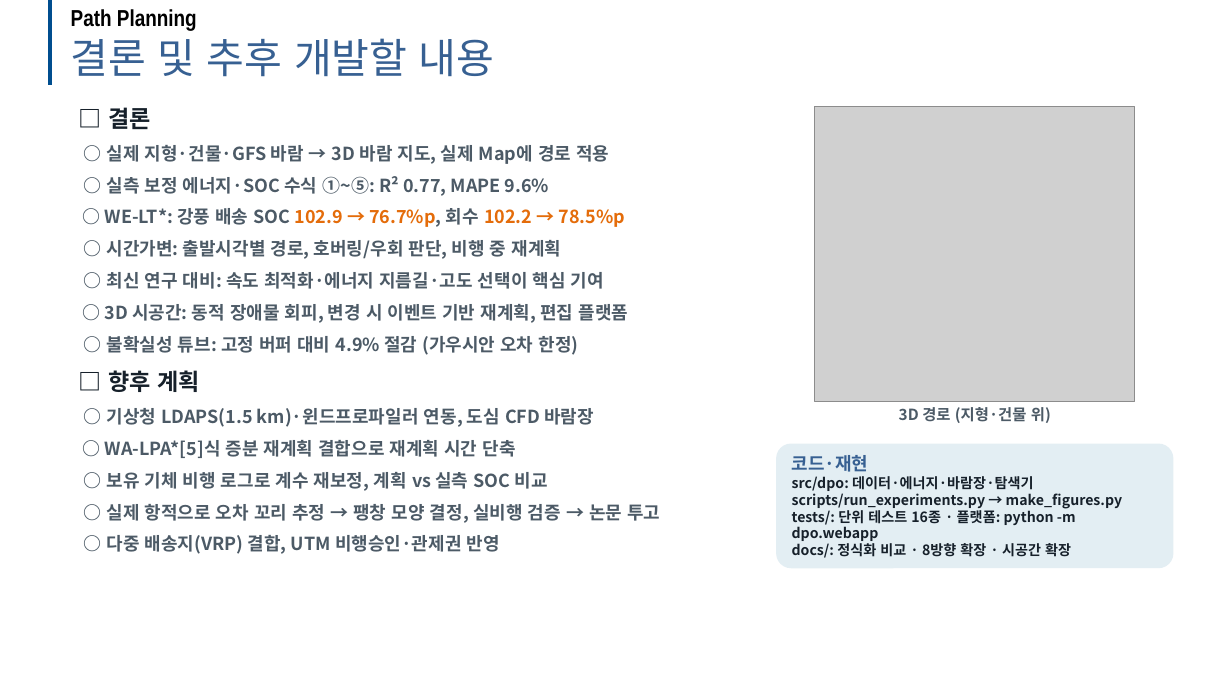
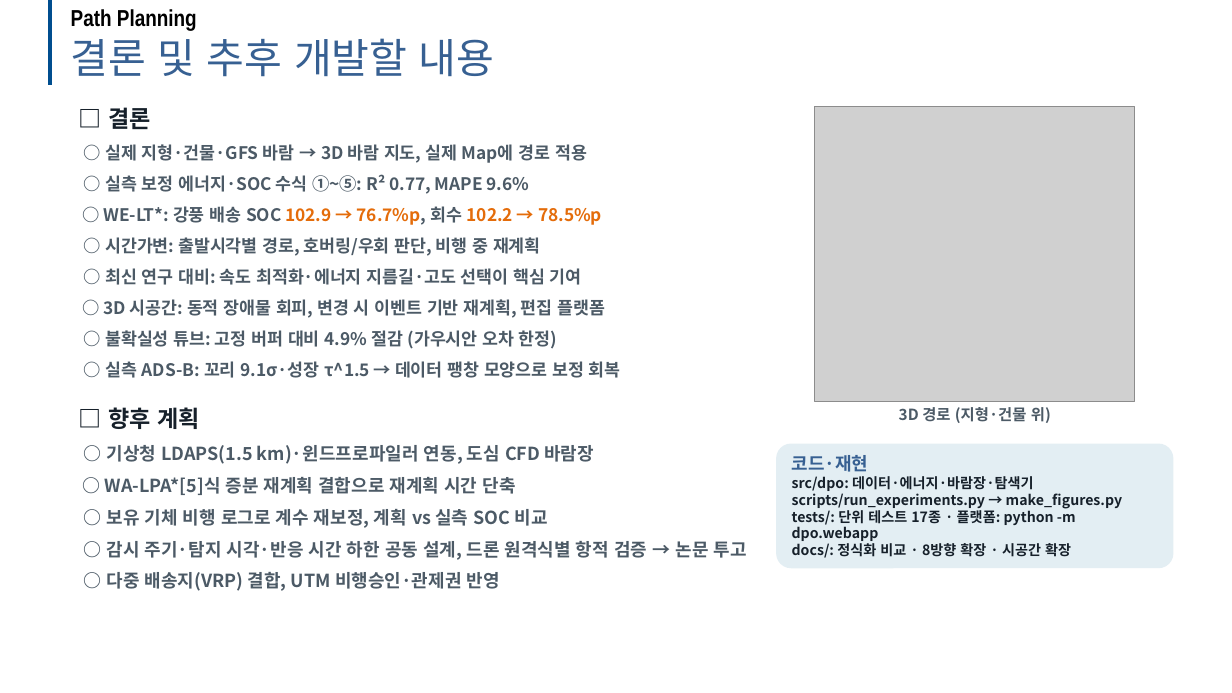
Before and after one commit to dnfl5345/Drone_path_opt, a slide deck: slide 28 of docs/drone_soc_path_planning_dev.pptx (slide 26 before the commit). Drawn at 1232x693 pixels with LibreOffice and Linux fonts; fonts in the diff are those of the drawing; grey boxes stand for pictures; background and template pictures are left out. Boxes give left, top, right and bottom in pixels: in the first picture for what was removed or moved away, otherwise in the second. Text is boxed around its words. In the diff, an @@ line names an element or a change of style, - is before the commit and + after.

```diff
--- a/docs/drone_soc_path_planning_dev.pptx
+++ b/docs/drone_soc_path_planning_dev.pptx
@@ text at bbox=[104, 144, 605, 349]: size 14 to 13.5 pt in "○ 실제 지형·건물·GFS 바람 → 3D 바람 ...", "○ 실측 보정 에너지·SOC 수식 ①~⑤: R² ...", "○ WE-LT*: 강풍 배송 SOC 102.9 → ...", "○ 시간가변: 출발시각별 경로, 호버링/우회 판단, 비행 ..." and 3 more places @@
@@ text at bbox=[105, 361, 621, 378]: paragraph added @@
+○ 실측 ADS-B: 꼬리 9.1σ·성장 τ^1.5 → 데이터 팽창 모양으로 보정 회복
@@ text "□ 향후 계획": place and size @@
-text "□ 향후 계획" at bbox=[105, 370, 660, 554]
+text "□ 향후 계획" at bbox=[105, 407, 747, 591]
@@ text in rounded rectangle at bbox=[792, 476, 1123, 558]: text changed @@
-src/dpo: 데이터·에너지·바람장·탐색기
-scripts/run_experiments.py → make_figures.py
-tests/: 단위 테스트 16종 · 플랫폼: python -m dpo.webapp
-docs/: 정식화 비교 · 8방향 확장 · 시공간 확장
+src/dpo: 데이터·에너지·바람장·탐색기
+scripts/run_experiments.py → make_figures.py
+tests/: 단위 테스트 17종 · 플랫폼: python -m dpo.webapp
+docs/: 정식화 비교 · 8방향 확장 · 시공간 확장
@@ text at bbox=[107, 541, 747, 560]: text changed @@
-○ 실제 항적으로 오차 꼬리 추정 → 팽창 모양 결정, 실비행 검증 → 논문 투고
+○ 감시 주기·탐지 시각·반응 시간 하한 공동 설계, 드론 원격식별 항적 검증 → 논문 투고
```
Also in this commit, not shown: 1 other slide changed, 2 slides added, 14 other files.
